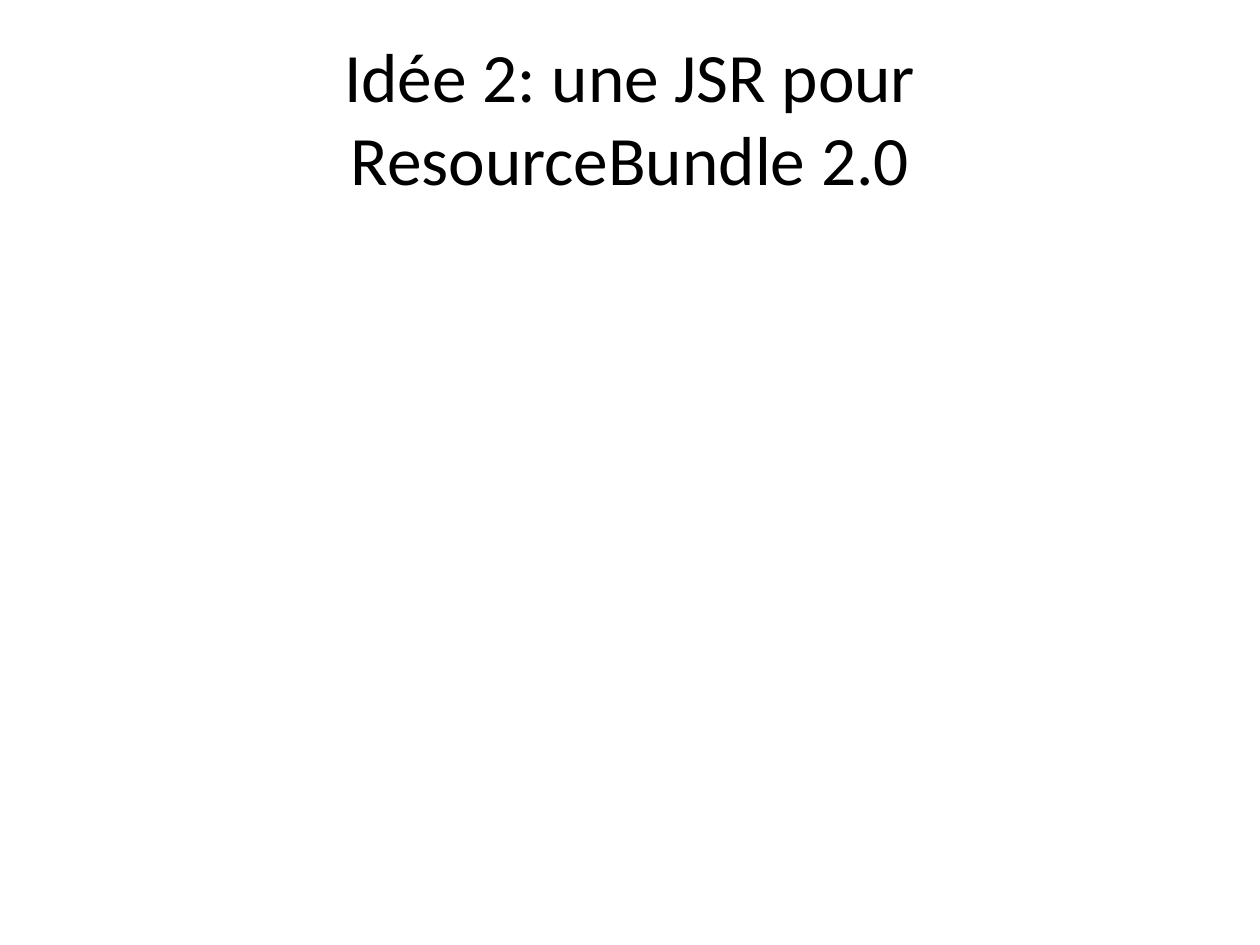
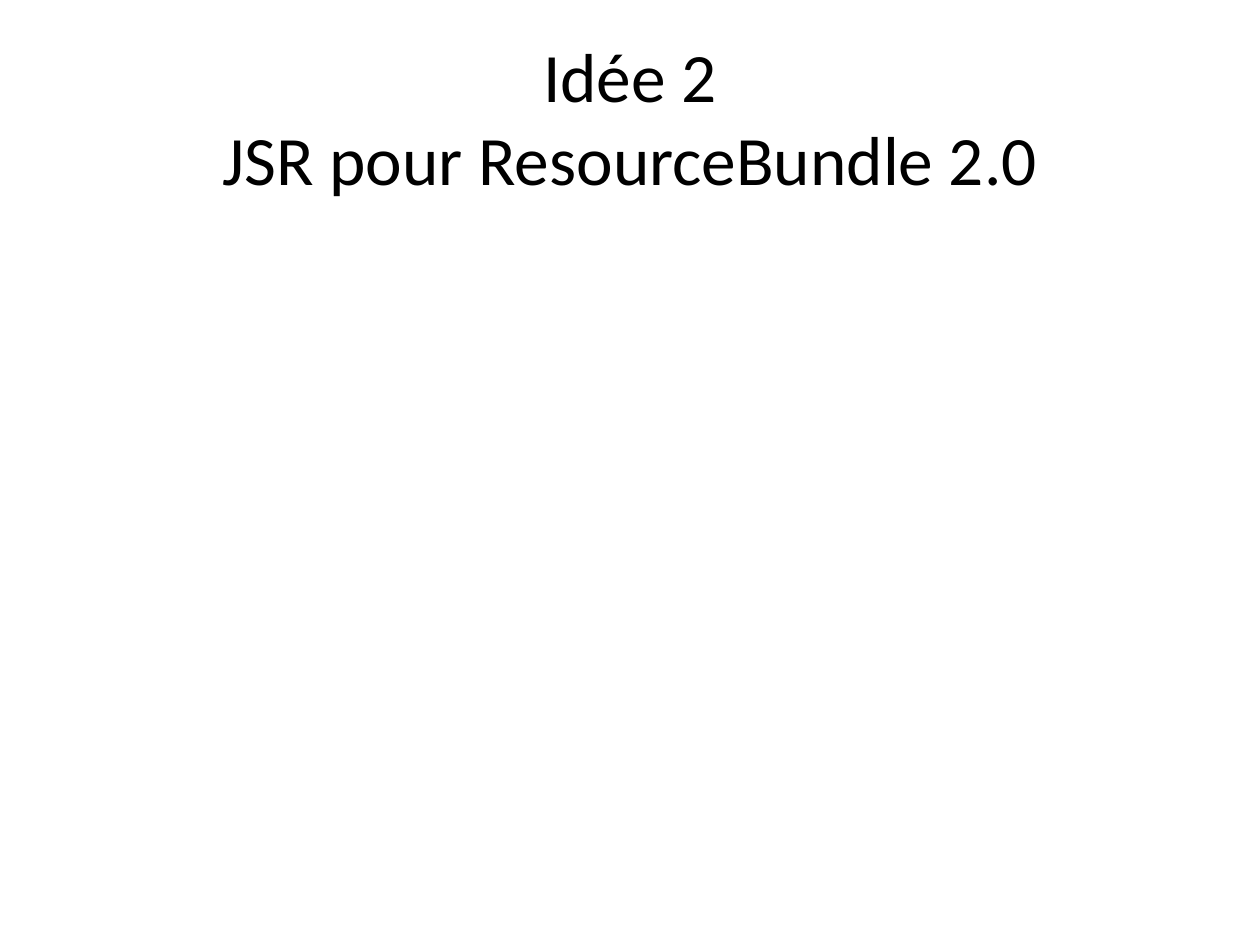
Before and after one commit to dbaeli/ez18n, a slide deck: slide 21 of ez18n-slides/ez18n_hands_on.pptx (slide 18 before the commit). Drawn at 1260x945 pixels with LibreOffice and Linux fonts; fonts in the diff are those of the drawing; background and template pictures are left out. Boxes give left, top, right and bottom in pixels: in the first picture for what was removed or moved away, otherwise in the second. Text is boxed around its words. In the diff, an @@ line names an element or a change of style, - is before the commit and + after.

```diff
--- a/ez18n-slides/ez18n_hands_on.pptx
+++ b/ez18n-slides/ez18n_hands_on.pptx
@@ title at (222,54,1037,197): text changed @@
-Idée 2: une JSR pour
-ResourceBundle 2.0
+Idée 2
+JSR pour ResourceBundle 2.0
```
Also in this commit, not shown: 12 other slides changed, 4 slides added, 1 slide removed, 14 other files.
